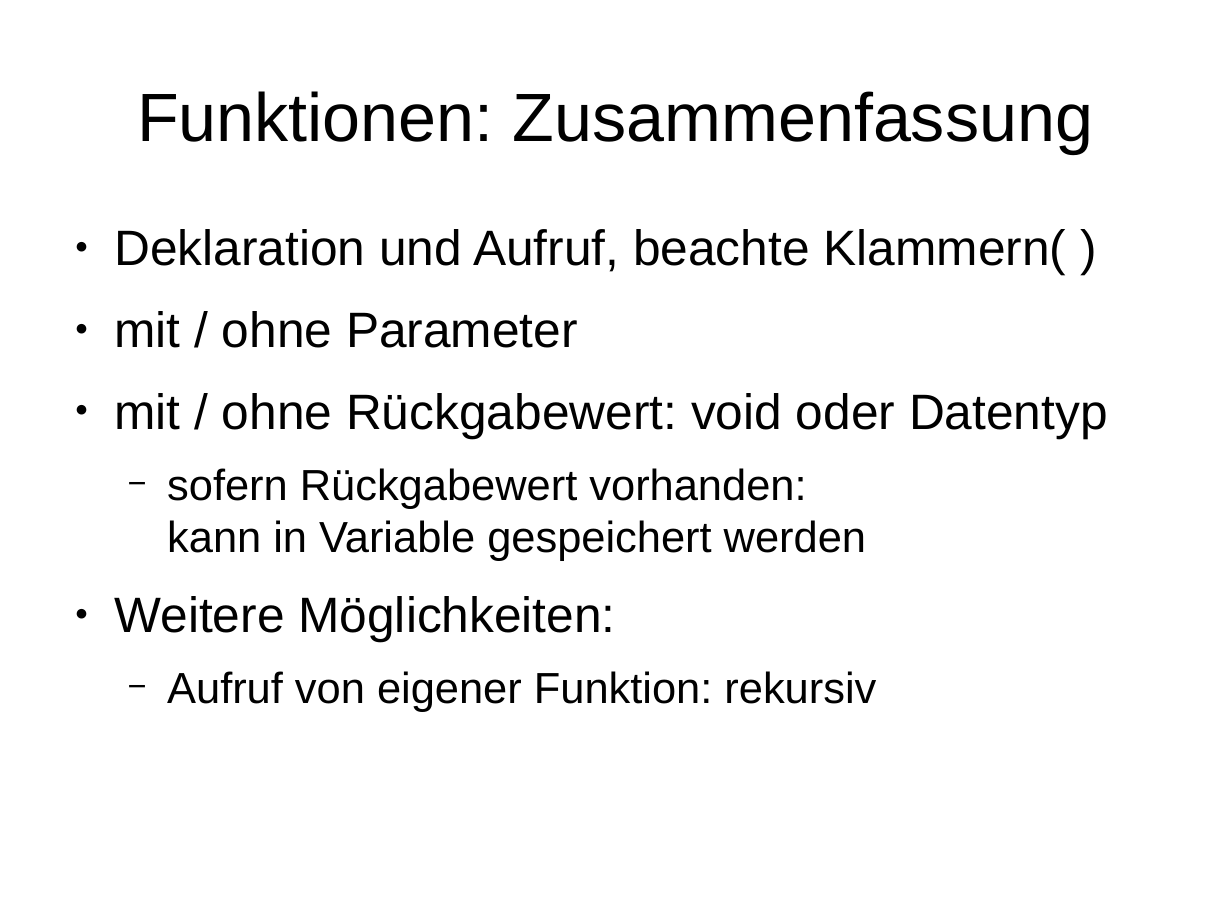
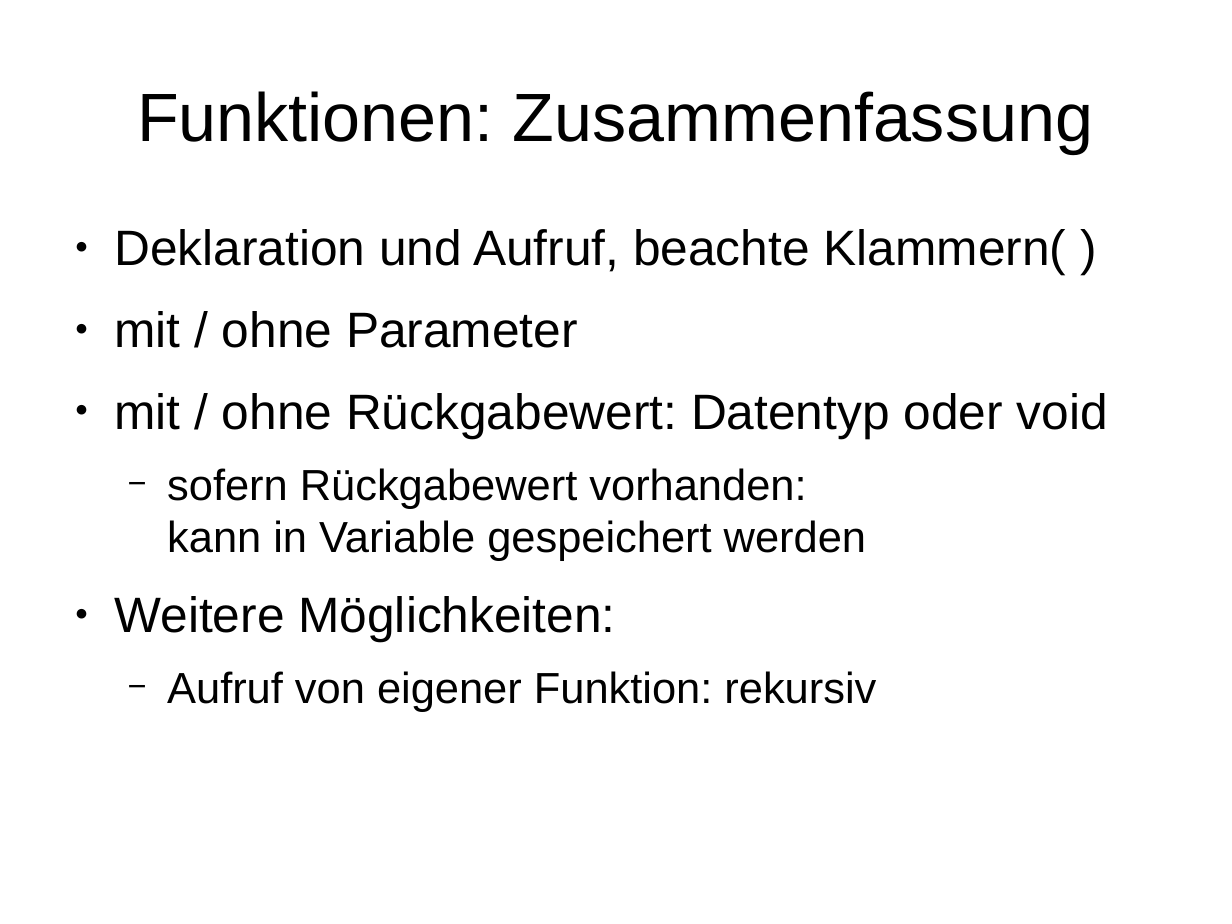
Before and after one commit to mn-io/hello-java, a slide deck: slide 61 of Folien.odp. Drawn at 1232x924 pixels with LibreOffice and Linux fonts; fonts in the diff are those of the drawing. Boxes give left, top, right and bottom in pixels: in the first picture for what was removed or moved away, otherwise in the second. Text is boxed around its words. In the diff, an @@ line names an element or a change of style, - is before the commit and + after.

```diff
--- a/Folien.odp
+++ b/Folien.odp
@@ text at (x1=114, y1=393, x2=1108, y2=438): text changed @@
-● mit / ohne Rückgabewert: void oder Datentyp
+● mit / ohne Rückgabewert: Datentyp oder void
```
Also in this commit, not shown: 8 other slides changed, 2 other files.
